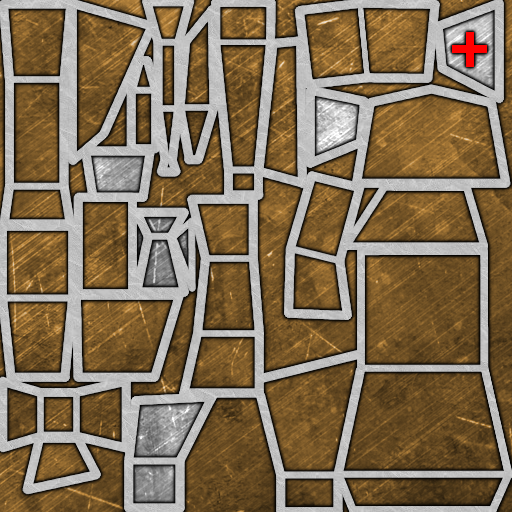
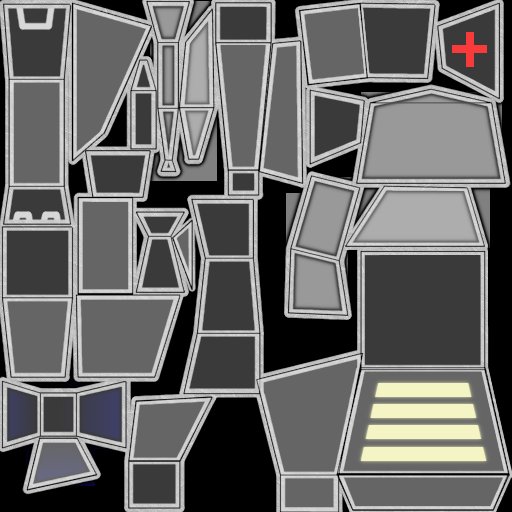
Revision of a layered 512×512 image; what changed, layer by layer:
showed "eufmedic.png", painted on it over box(1, 0, 510, 512)
removed layer "CROCE #6" over box(446, 26, 493, 73)
removed layer "CROCE #5" over box(446, 26, 493, 73)
removed layer "CROCE #4" over box(446, 26, 493, 73)
removed layer "CROCE #3" over box(446, 26, 493, 73)
painted on "CROCE #2" over box(446, 26, 493, 73)
removed layer "perimetro copia #6" over box(0, 0, 512, 512)
removed layer "perimetro copia #5" over box(0, 0, 512, 512)
removed layer "perimetro copia #4" over box(0, 0, 512, 512)
removed layer "perimetro copia #3" over box(0, 0, 512, 512)
removed layer "perimetro copia #2" over box(0, 0, 512, 512)
removed layer "perimetro copia #1" over box(0, 0, 512, 512)
added layer "testa #1" above "perimetro copia" over box(11, 0, 62, 228)
painted on "perimetro copia" over box(0, 0, 512, 512)
added layer "colore" (50%) above "scuro" over box(150, 1, 502, 317)
added layer "scuro" (63%) above "luci copia" over box(0, 25, 179, 384)
added layer "luci copia" above "luci" over box(355, 377, 492, 467)
added layer "luci" above "testa" over box(359, 383, 487, 461)
added layer "testa" above "SFONDO COL" over box(2, 381, 126, 486)
added layer "SFONDO COL" above "SFONDO" over box(0, 0, 512, 512)
painted on "SFONDO" over box(150, 1, 502, 317)
